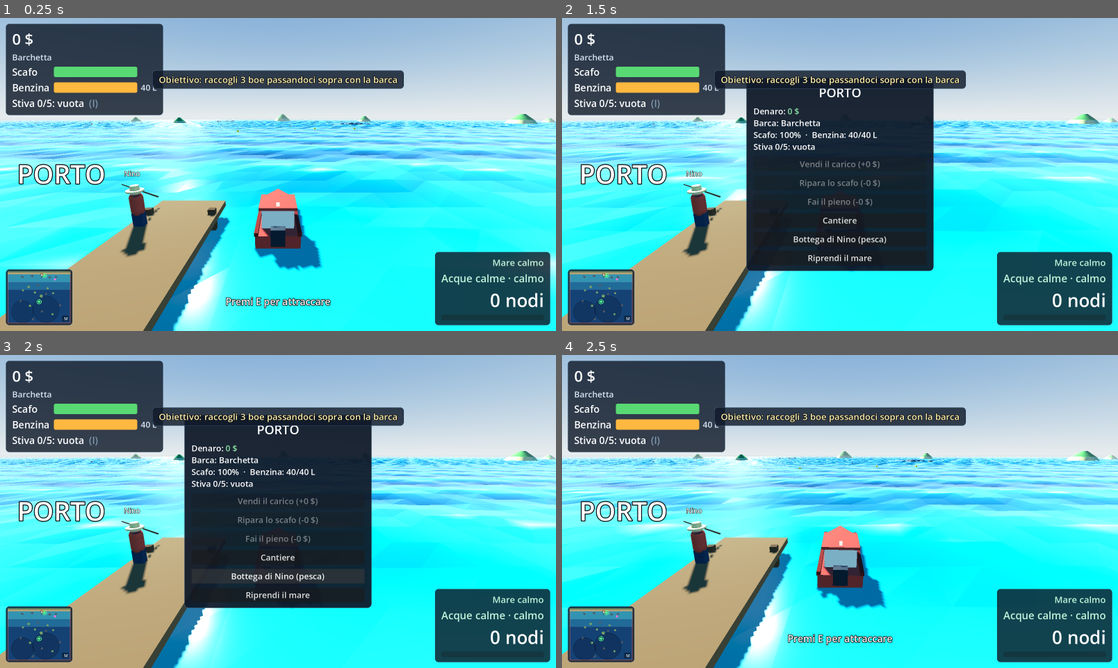
Above: before the commit, frames 1-4 (two rows, left to right).
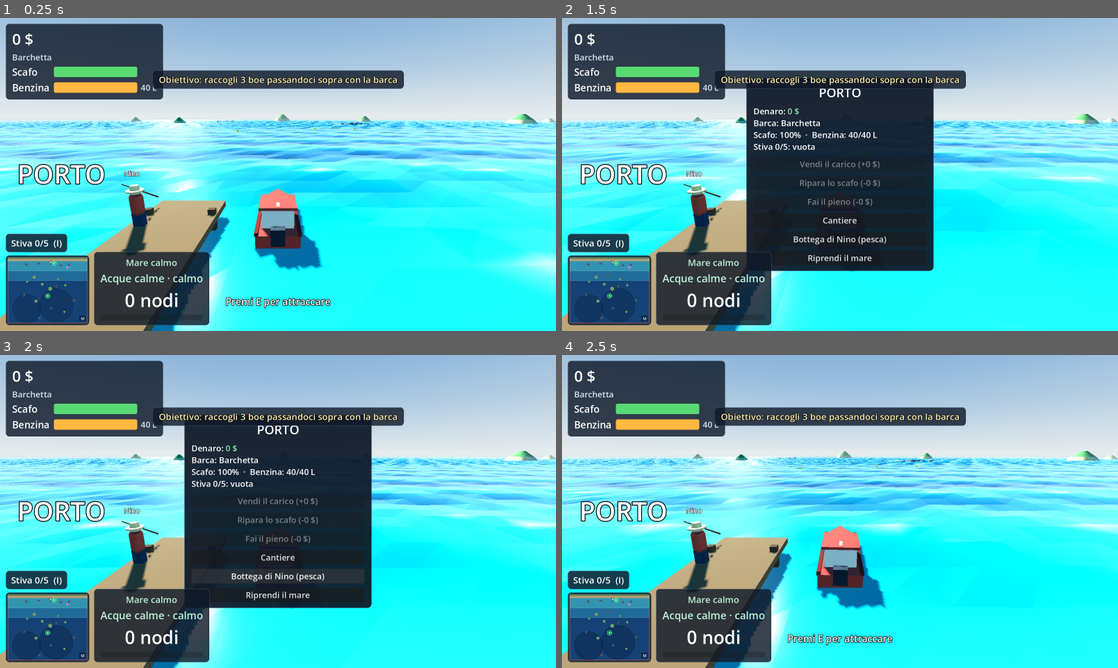
Above: after the commit, the same moments.

Repository: stefano-cookie/boatox
Game: Godot game, scene res://scenes/main/main.tscn
The game is run twice, just before and just after one commit, with the same random seed, the same clock (stepped at 60 frames per second) and the same inputs.
Inputs (mouse positions are in pixels of both pictures, inside the frame that each line leads up to):
- Up to frame 1 (0.25 s): no input
- Up to frame 2 (1.5 s): move the mouse to (867, 174) at 0.52 s; hold W (move_forward) 0.53-1.25 s; hold E (interact) 0.53-1.25 s; drag from (728, 190) to (812, 237) at 1.27 s
- Up to frame 3 (2 s): no input
- Up to frame 4 (2.5 s): move the mouse to (895, 442) at 2.02 s; hold D (turn_right) from 2.03 s (still down); hold E (interact) from 2.03 s (still down); click (895, 442) at 2.17 s

The runs differ from the first frame. In frame 1, 14% of the frame differs, in the area x 1-99%, y 25-99%; in frame 2, 14%; in frame 3, 14%; in frame 4, 14%.

Commit message:
feat: hull/fuel top-left, inventory (I) indicator with open/close animation, gentler port docking

Diff:
--- a/scenes/hud/hud.gd
+++ b/scenes/hud/hud.gd
@@ -53,15 +53,17 @@
 @onready var _fuel_bar: ProgressBar = $TopLeft/Margin/VBox/FuelRow/FuelBar
 @onready var _fuel_title: Label = $TopLeft/Margin/VBox/FuelRow/FuelTitle
 @onready var _fuel_label: Label = $TopLeft/Margin/VBox/FuelRow/FuelLabel
-@onready var _cargo_info: RichTextLabel = $TopLeft/Margin/VBox/CargoInfo
+@onready var _inv_chip: PanelContainer = $InvChip
+@onready var _inv_label: Label = $InvChip/InvLabel
 @onready var _notice_label: Label = $NoticeLabel
 @onready var _notice_timer: Timer = $NoticeTimer
 @onready var _danger_label: Label = $DangerLabel
-@onready var _speed_label: Label = $SpeedBox/Margin/VBox/SpeedLabel
-@onready var _speed_bar: ProgressBar = $SpeedBox/Margin/VBox/SpeedBar
-@onready var _zone_label: Label = $SpeedBox/Margin/VBox/ZoneLabel
-@onready var _weather_label: Label = $SpeedBox/Margin/VBox/WeatherLabel
-@onready var _radar_label: Label = $SpeedBox/Margin/VBox/RadarLabel
+@onready var _sea_box: PanelContainer = $SeaBox
+@onready var _speed_label: Label = $SeaBox/Margin/VBox/SpeedLabel
+@onready var _speed_bar: ProgressBar = $SeaBox/Margin/VBox/SpeedBar
+@onready var _zone_label: Label = $SeaBox/Margin/VBox/ZoneLabel
+@onready var _weather_label: Label = $SeaBox/Margin/VBox/WeatherLabel
+@onready var _radar_label: Label = $SeaBox/Margin/VBox/RadarLabel
 @onready var _goal_box: PanelContainer = $GoalBox
 @onready var _goal_label: Label = $GoalBox/GoalMargin/GoalLabel
 @onready var _minimap: Minimap = $Minimap
@@ -118,6 +120,21 @@
 		_zone_label.text = "%s · %s" % [ZONE_NAMES[zone], SEA_STATE_NAMES[state]]
 		_zone_label.modulate = SEA_STATE_COLORS[state]
 	_update_radar()
+	_position_bottom_left()
+
+
+## Aggancia alla minimappa i due elementi in basso a sinistra: il pannello
+## mare/nodi al suo fianco destro, la chip stiva subito sopra di essa
+## (feedback playtest). Mentre la mappa è espansa (al centro) restano
+## all'ultima posizione compatta.
+func _position_bottom_left() -> void:
+	if _minimap.is_expanded():
+		return
+	var vp := get_viewport().get_visible_rect().size
+	_sea_box.position = Vector2(
+		_minimap.position.x + _minimap.size.x + 12.0, vp.y - _sea_box.size.y - 16.0)
+	_inv_chip.position = Vector2(
+		_minimap.position.x, _minimap.position.y - _inv_chip.size.y - 8.0)
 
 
 ## Riga di stato del radar in basso a destra: nascosta finché è bloccato,
@@ -164,16 +181,14 @@
 	_fuel_label.modulate = FUEL_LOW_COLOR if low else FUEL_OK_COLOR
 
 
+## Chip stiva in basso a sinistra: stiva usata/capacità. Il mouse è
+## catturato dalla camera, quindi non è cliccabile: la scritta (I) ricorda
+## il tasto che apre il pannello inventario completo.
 func _on_cargo_changed() -> void:
 	var count := GameState.cargo_count()
 	var capacity := GameState.cargo_capacity()
-	var hint := "  [color=#7f97ad](I)[/color]"
-	if count == 0:
-		_cargo_info.text = "Stiva %d/%d: vuota%s" % [count, capacity, hint]
-	else:
-		_cargo_info.text = "Stiva %d/%d: %s — vale [color=#8ee3a8]%d $[/color]%s" % [
-			count, capacity, GameState.cargo_detail_bbcode(), GameState.cargo_value(), hint,
-		]
+	_inv_label.text = "Stiva %d/%d  (I)" % [count, capacity]
+	_inv_label.modulate = Color(1, 0.85, 0.55) if count >= capacity else Color.WHITE
 
 
 func _on_boat_changed(def: BoatDefinition) -> void:
@@ -232,8 +247,9 @@
 func _apply_ui_scale() -> void:
 	if is_equal_approx(ui_scale, 1.0):
 		return
-	for root: Node in [$TopLeft, $SpeedBox, $GoalBox]:
+	for root: Node in [$TopLeft, $SeaBox, $GoalBox]:
 		_scale_control_tree(root)
+	_scale_font(_inv_label)
 	_scale_font(_notice_label)
 	_scale_font(_danger_label)
 
--- a/scenes/hud/hud.tscn
+++ b/scenes/hud/hud.tscn
@@ -50,6 +50,22 @@
 corner_radius_bottom_right = 5
 corner_radius_bottom_left = 5
 
+[sub_resource type="StyleBoxFlat" id="chip_normal"]
+bg_color = Color(0.08, 0.13, 0.2, 0.88)
+border_width_left = 1
+border_width_top = 1
+border_width_right = 1
+border_width_bottom = 1
+border_color = Color(0.45, 0.65, 0.85, 0.45)
+corner_radius_top_left = 10
+corner_radius_top_right = 10
+corner_radius_bottom_right = 10
+corner_radius_bottom_left = 10
+content_margin_left = 16.0
+content_margin_top = 9.0
+content_margin_right = 16.0
+content_margin_bottom = 9.0
+
 [node name="HUD" type="CanvasLayer"]
 script = ExtResource("1")
 
@@ -126,70 +142,61 @@
 modulate = Color(0.85, 0.9, 0.95, 1)
 text = "40 L"
 
-[node name="CargoInfo" type="RichTextLabel" parent="TopLeft/Margin/VBox"]
-custom_minimum_size = Vector2(360, 0)
-layout_mode = 2
-theme_override_font_sizes/normal_font_size = 28
-bbcode_enabled = true
-fit_content = true
-scroll_active = false
-text = "Stiva: vuota"
-
-[node name="SpeedBox" type="PanelContainer" parent="."]
-anchor_left = 1.0
-anchor_top = 1.0
-anchor_right = 1.0
-anchor_bottom = 1.0
-offset_left = -288.0
-offset_top = -204.0
-offset_right = -16.0
-offset_bottom = -16.0
-grow_horizontal = 0
-grow_vertical = 0
+[node name="SeaBox" type="PanelContainer" parent="."]
 theme_override_styles/panel = SubResource("panel_style")
 
-[node name="Margin" type="MarginContainer" parent="SpeedBox"]
+[node name="Margin" type="MarginContainer" parent="SeaBox"]
 layout_mode = 2
 theme_override_constants/margin_left = 18
 theme_override_constants/margin_top = 12
 theme_override_constants/margin_right = 18
 theme_override_constants/margin_bottom = 14
 
-[node name="VBox" type="VBoxContainer" parent="SpeedBox/Margin"]
+[node name="VBox" type="VBoxContainer" parent="SeaBox/Margin"]
 layout_mode = 2
 theme_override_constants/separation = 6
 
-[node name="WeatherLabel" type="Label" parent="SpeedBox/Margin/VBox"]
+[node name="WeatherLabel" type="Label" parent="SeaBox/Margin/VBox"]
 layout_mode = 2
 theme_override_font_sizes/font_size = 26
 text = "Mare calmo"
-horizontal_alignment = 2
-
-[node name="ZoneLabel" type="Label" parent="SpeedBox/Margin/VBox"]
+horizontal_alignment = 1
+
+[node name="ZoneLabel" type="Label" parent="SeaBox/Margin/VBox"]
 layout_mode = 2
 theme_override_font_sizes/font_size = 30
 text = "Acque calme"
-horizontal_alignment = 2
-
-[node name="SpeedLabel" type="Label" parent="SpeedBox/Margin/VBox"]
+horizontal_alignment = 1
+
+[node name="SpeedLabel" type="Label" parent="SeaBox/Margin/VBox"]
 layout_mode = 2
 theme_override_font_sizes/font_size = 52
 text = "0 nodi"
-horizontal_alignment = 2
-
-[node name="SpeedBar" type="ProgressBar" parent="SpeedBox/Margin/VBox"]
-custom_minimum_size = Vector2(280, 16)
+horizontal_alignment = 1
+
+[node name="SpeedBar" type="ProgressBar" parent="SeaBox/Margin/VBox"]
+custom_minimum_size = Vector2(240, 16)
 layout_mode = 2
 theme_override_styles/fill = SubResource("speed_fill")
 max_value = 14.0
 value = 0.0
 show_percentage = false
 
-[node name="RadarLabel" type="Label" parent="SpeedBox/Margin/VBox"]
+[node name="RadarLabel" type="Label" parent="SeaBox/Margin/VBox"]
 layout_mode = 2
 theme_override_font_sizes/font_size = 24
 text = "Radar: pronto (R)"
-horizontal_alignment = 2
+horizontal_alignment = 1
+
+[node name="InvChip" type="PanelContainer" parent="."]
+mouse_filter = 2
+theme_override_styles/panel = SubResource("chip_normal")
+
+[node name="InvLabel" type="Label" parent="InvChip"]
+layout_mode = 2
+mouse_filter = 2
+theme_override_font_sizes/font_size = 26
+text = "Stiva 0/6  (I)"
 
 [node name="NoticeLabel" type="Label" parent="."]
 anchor_left = 0.5
--- a/scenes/hud/minimap.gd
+++ b/scenes/hud/minimap.gd
@@ -34,7 +34,7 @@
 const RADAR_RING_COLOR := Color(0.55, 0.9, 1.0)
 
 ## Altezza della mappa compatta in pixel; l'espansa segue la finestra.
-@export var small_height: float = 150.0
+@export var small_height: float = 190.0
 @export_range(0.1, 1.0) var expanded_height_ratio: float = 0.72
 
 var _boat: Boat
--- a/scenes/inventory/inventory_panel.gd
+++ b/scenes/inventory/inventory_panel.gd
@@ -16,12 +16,21 @@
 ## Righe con quantità 0 restano visibili (catalogo) ma smorzate.
 const EMPTY_MODULATE := Color(1.0, 1.0, 1.0, 0.32)
 
+## Durata dell'animazione di apertura/chiusura (feedback playtest: far
+## capire che si sta aprendo la stiva). Breve: è feedback, non un'attesa.
+const ANIM_TIME: float = 0.16
+const CLOSED_SCALE := Vector2(0.9, 0.9)
+
 @onready var _root: Control = $Overlay
+@onready var _panel: PanelContainer = $Overlay/Center/Panel
 @onready var _subtitle: RichTextLabel = $Overlay/Center/Panel/Margin/VBox/Subtitle
 @onready var _buoy_grid: GridContainer = $Overlay/Center/Panel/Margin/VBox/BuoySection/BuoyGrid
 @onready var _fish_grid: GridContainer = $Overlay/Center/Panel/Margin/VBox/FishSection/FishGrid
 
 var _open: bool = false
+## Tween corrente di apertura/chiusura: si annulla prima di ripartire, così
+## premere I ripetutamente non lascia il pannello a metà.
+var _anim: Tween
 ## Celle costruite una volta e aggiornate a ogni apertura. type -> nodi.
 var _buoy_cells: Dictionary[int, Dictionary] = {}
 var _fish_cells: Dictionary[int, Dictionary] = {}
@@ -34,28 +43,60 @@
 
 func _unhandled_input(event: InputEvent) -> void:
 	if event.is_action_pressed("inventory"):
-		if _open:
-			get_viewport().set_input_as_handled()
-			_close()
-		elif not GameState.ui_focus_open():
-			get_viewport().set_input_as_handled()
-			_open_panel()
+		get_viewport().set_input_as_handled()
+		_toggle()
 	elif event.is_action_pressed("ui_cancel") and _open:
 		# Consumato: altrimenti lo stesso Esc aprirebbe anche la pausa.
 		get_viewport().set_input_as_handled()
 		_close()
 
 
+## Apre se chiuso (e nessun altro pannello ha il focus), chiude se aperto.
+func _toggle() -> void:
+	if _open:
+		_close()
+	elif not GameState.ui_focus_open():
+		_open_panel()
+
+
+## Apertura animata: il gioco si ferma e il pannello entra crescendo e in
+## dissolvenza. Il CanvasLayer è in process_mode ALWAYS, quindi il tween
+## avanza anche a gioco fermo. Si aspetta un frame perché il layout assesti
+## la dimensione del pannello prima di centrarne il pivot per lo scale.
 func _open_panel() -> void:
 	_open = true
 	_refresh()
 	GameState.push_ui_focus()
 	get_tree().paused = true
+	_root.modulate.a = 0.0
 	_root.show()
+	await get_tree().process_frame
+	if not _open:
+		return
+	_panel.pivot_offset = _panel.size * 0.5
+	_panel.scale = CLOSED_SCALE
+	if _anim != null and _anim.is_valid():
+		_anim.kill()
+	_anim = create_tween().set_parallel().set_ease(Tween.EASE_OUT)
+	_anim.tween_property(_root, "modulate:a", 1.0, ANIM_TIME)
+	_anim.tween_property(_panel, "scale", Vector2.ONE, ANIM_TIME).set_trans(Tween.TRANS_BACK)
 
 
+## Chiusura animata: il pannello rimpicciolisce e sfuma, poi si nasconde e
+## il gioco riparte. Il gioco resta fermo per la breve durata dell'uscita.
 func _close() -> void:
 	_open = false
+	if _anim != null and _anim.is_valid():
+		_anim.kill()
+	_anim = create_tween().set_parallel().set_ease(Tween.EASE_IN)
+	_anim.tween_property(_root, "modulate:a", 0.0, ANIM_TIME)
+	_anim.tween_property(_panel, "scale", CLOSED_SCALE, ANIM_TIME).set_trans(Tween.TRANS_BACK)
+	_anim.chain().tween_callback(_finish_close)
+
+
+## Fine dell'uscita: nasconde davvero e restituisce controllo e mouse. Non
+## eseguito se un'apertura ha annullato il tween nel frattempo.
+func _finish_close() -> void:
 	_root.hide()
 	get_tree().paused = false
 	GameState.pop_ui_focus()
--- a/scenes/port/port.gd
+++ b/scenes/port/port.gd
@@ -13,8 +13,11 @@
 ## arrivare e fermarsi dev'essere naturale, non un gate secco). Dentro la
 ## ApproachZone il cap di velocità cala col ridursi della distanza dal
 ## molo: da nessun limite al bordo fino a approach_min_speed all'attracco.
-@export var approach_slow_radius: float = 22.0
-@export var approach_min_speed: float = 3.0
+@export var approach_slow_radius: float = 30.0
+## Cap di velocità sul molo. Sotto docking_max_speed e sotto la soglia di
+## danno dello scafo (min_impact_speed = 3), così arrivare in porto non fa
+## mai male, anche lanciati (feedback playtest: "al porto mi incidento").
+@export var approach_min_speed: float = 1.4
 
 var _boat: Boat = null
 ## La barca a cui il menu ha spento la guida: la riaccende sempre lui,
--- a/scenes/port/port.tscn
+++ b/scenes/port/port.tscn
@@ -35,7 +35,7 @@
 size = Vector3(18, 4, 18)
 
 [sub_resource type="BoxShape3D" id="approach_shape"]
-size = Vector3(44, 6, 44)
+size = Vector3(60, 6, 60)
 
 [sub_resource type="StandardMaterial3D" id="mat_skin"]
 albedo_color = Color(0.83, 0.62, 0.46, 1)
Not shown: 1 places in scenes/hud/hud.tscn that only renumber resources
